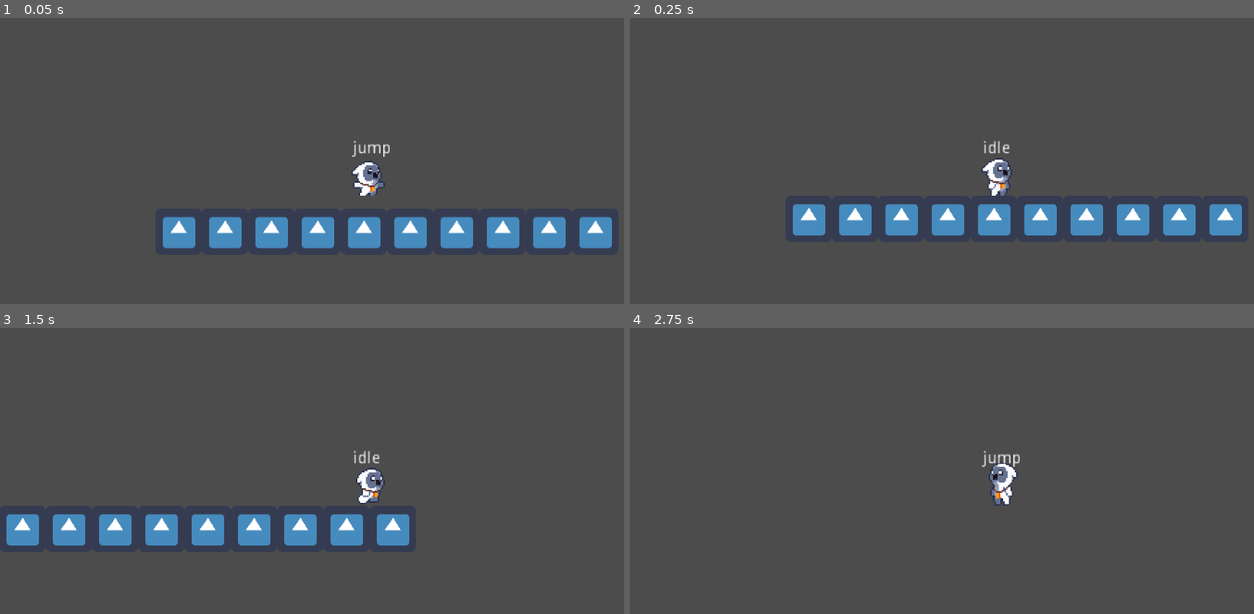
Above: before the commit, frames 1-4 (two rows, left to right).
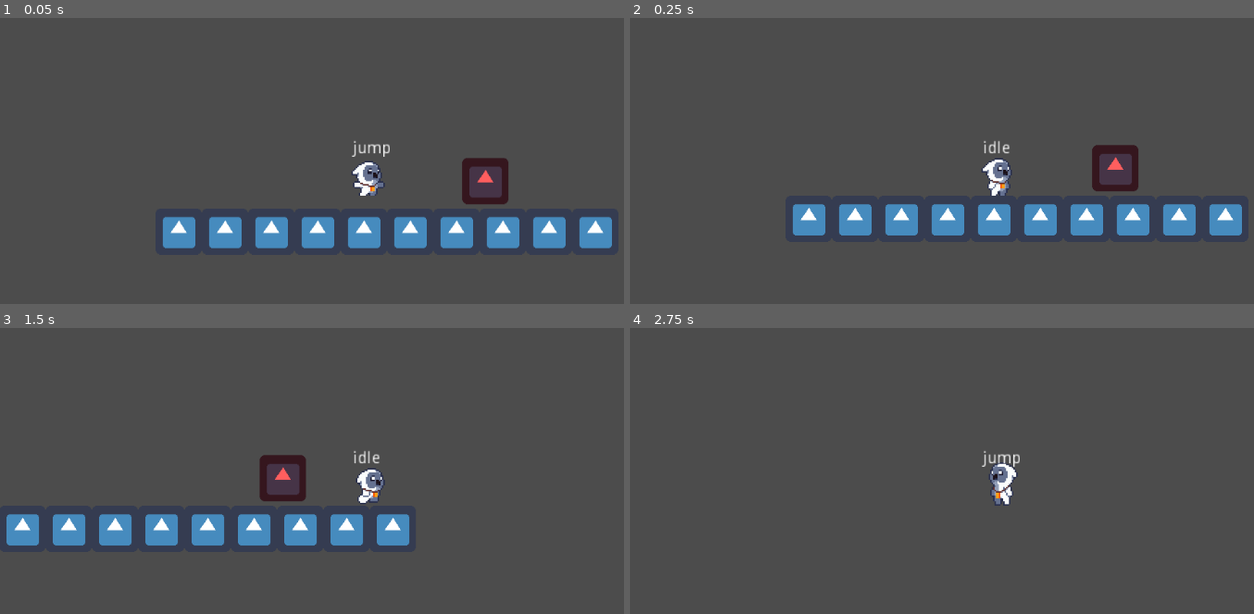
Above: after the commit, the same moments.

Repository: tnp2004/Game2D-ComputerProject
Game: Godot game, scene res://Stages/World.tscn
The game is run twice, just before and just after one commit, with the same random seed, the same clock (stepped at 60 frames per second) and the same inputs. The engine's default icon, where the game draws it, is replaced by a stand-in: a white triangle on a blue panel in a dark square.
Inputs (mouse positions are in pixels of both pictures, inside the frame that each line leads up to):
- Up to frame 1 (0.05 s): no input
- Up to frame 2 (0.25 s): no input
- Up to frame 3 (1.5 s): tap Enter at 0.5 s; move the mouse to (530, 459) at 0.52 s; hold Right (ui_right) from 0.53 s (still down); click (530, 459) at 0.6 s; tap Up (ui_up) at 0.77 s; move the mouse to (224, 505) at 1.27 s; click (224, 505) at 1.35 s
- Up to frame 4 (2.75 s): tap Up (ui_up) at 1.52 s; move the mouse to (1073, 388) at 2.02 s; release Right (ui_right) at 2.03 s; hold Left (ui_left) from 2.03 s (still down); click (1073, 388) at 2.1 s

The runs differ from the first frame. In frame 1, 0.7% of the frame differs, in the area x 74-82%, y 48-66%; in frame 2, 0.7%; in frame 3, 0.8%, in the area x 41-50%, y 44-61%; in frame 4, nothing differs.

Commit message:
Owlet Update
- Attack system
- Enemy puppet ( for test )

Diff:
--- a/Characters/Owlet.gd
+++ b/Characters/Owlet.gd
@@ -38,7 +38,6 @@
 	if time > 1:
 		attack_stage = 1
 		time = 0
-	print(time)
 
 func attack_and_run():
 	if Input.is_action_just_pressed("left_click"):
@@ -51,4 +50,7 @@
 	velocity.y += _delta * GRAVITY
 	velocity = move_and_slide(velocity, Vector2.UP)
 	current_state_label()
-	print(velocity)
+
+func _on_attackArea_area_entered(area):
+	if area.is_in_group("enemy"):
+		print("player attack")
--- a/Characters/Owlet.tscn
+++ b/Characters/Owlet.tscn
@@ -35,6 +35,18 @@
 "update": 0,
 "values": [ 0 ]
 }
+tracks/2/type = "value"
+tracks/2/path = NodePath("attackArea/CollisionShape2D:disabled")
+tracks/2/interp = 1
+tracks/2/loop_wrap = true
+tracks/2/imported = false
+tracks/2/enabled = true
+tracks/2/keys = {
+"times": PoolRealArray( 0 ),
+"transitions": PoolRealArray( 1 ),
+"update": 0,
+"values": [ true ]
+}
 
 [sub_resource type="Animation" id=38]
 resource_name = "attack_1"
@@ -63,6 +75,18 @@
 "update": 1,
 "values": [ 0 ]
 }
+tracks/2/type = "value"
+tracks/2/path = NodePath("attackArea/CollisionShape2D:disabled")
+tracks/2/interp = 1
+tracks/2/loop_wrap = true
+tracks/2/imported = false
+tracks/2/enabled = true
+tracks/2/keys = {
+"times": PoolRealArray( 0, 0.1 ),
+"transitions": PoolRealArray( 1, 1 ),
+"update": 1,
+"values": [ false, true ]
+}
 
 [sub_resource type="Animation" id=39]
 resource_name = "attack_2"
@@ -91,6 +115,18 @@
 "update": 1,
 "values": [ 0 ]
 }
+tracks/2/type = "value"
+tracks/2/path = NodePath("attackArea/CollisionShape2D:disabled")
+tracks/2/interp = 1
+tracks/2/loop_wrap = true
+tracks/2/imported = false
+tracks/2/enabled = true
+tracks/2/keys = {
+"times": PoolRealArray( 0, 0.1 ),
+"transitions": PoolRealArray( 1, 1 ),
+"update": 1,
+"values": [ false, true ]
+}
 
 [sub_resource type="Animation" id=41]
 resource_name = "attack_run"
@@ -118,6 +154,18 @@
 "transitions": PoolRealArray( 1 ),
 "update": 1,
 "values": [ 0 ]
+}
+tracks/2/type = "value"
+tracks/2/path = NodePath("attackArea/CollisionShape2D:disabled")
+tracks/2/interp = 1
+tracks/2/loop_wrap = true
+tracks/2/imported = false
+tracks/2/enabled = true
+tracks/2/keys = {
+"times": PoolRealArray( 0, 0.1 ),
+"transitions": PoolRealArray( 1, 1 ),
+"update": 1,
+"values": [ false, true ]
 }
 
 [sub_resource type="Animation" id=1]
@@ -347,7 +395,10 @@
 [sub_resource type="RectangleShape2D" id=15]
 extents = Vector2( 10.5, 12.5 )
 
-[node name="Owlet" type="KinematicBody2D"]
+[sub_resource type="RectangleShape2D" id=42]
+extents = Vector2( 9.5, 10 )
+
+[node name="Owlet" type="KinematicBody2D" groups=["player"]]
 script = ExtResource( 3 )
 
 [node name="Owlet_FSM" type="Node" parent="."]
@@ -380,3 +431,12 @@
 margin_bottom = -8.0
 rect_scale = Vector2( 0.8, 0.8 )
 text = "state"
+
+[node name="attackArea" type="Area2D" parent="." groups=["player_attack"]]
+
+[node name="CollisionShape2D" type="CollisionShape2D" parent="attackArea"]
+position = Vector2( 19.5, 3 )
+shape = SubResource( 42 )
+disabled = true
+
+[connection signal="area_entered" from="attackArea" to="." method="_on_attackArea_area_entered"]
--- /dev/null
+++ b/Enemies/Enemy.gd
@@ -0,0 +1,7 @@
+extends Node2D
+
+func _ready():
+	pass
+
+func _on_Area2D_body_entered(body):
+	print(body.is_in_group("player"))
--- /dev/null
+++ b/Enemies/Enemy.tscn
@@ -0,0 +1,28 @@
+[gd_scene load_steps=4 format=2]
+
+[ext_resource path="res://icon.png" type="Texture" id=1]
+[ext_resource path="res://Enemies/Enemy.gd" type="Script" id=2]
+
+[sub_resource type="RectangleShape2D" id=1]
+extents = Vector2( 30.5, 30.5 )
+
+[node name="Enemy" type="Node2D"]
+script = ExtResource( 2 )
+
+[node name="Label" type="Label" parent="."]
+margin_left = -21.0
+margin_top = -53.0
+margin_right = 19.0
+margin_bottom = -39.0
+
+[node name="Area2D" type="Area2D" parent="." groups=["enemy"]]
+
+[node name="CollisionShape2D" type="CollisionShape2D" parent="Area2D"]
+position = Vector2( -0.5, 0.5 )
+shape = SubResource( 1 )
+
+[node name="Sprite" type="Sprite" parent="Area2D"]
+modulate = Color( 1, 0.372549, 0.372549, 1 )
+texture = ExtResource( 1 )
+
+[connection signal="body_entered" from="Area2D" to="." method="_on_Area2D_body_entered"]
--- a/Stages/World.tscn
+++ b/Stages/World.tscn
@@ -1,7 +1,8 @@
-[gd_scene load_steps=5 format=2]
+[gd_scene load_steps=6 format=2]
 
 [ext_resource path="res://icon.png" type="Texture" id=1]
 [ext_resource path="res://Characters/Owlet.tscn" type="PackedScene" id=2]
+[ext_resource path="res://Enemies/Enemy.tscn" type="PackedScene" id=3]
 
 [sub_resource type="ConvexPolygonShape2D" id=1]
 points = PoolVector2Array( 64, 64, 0, 64, 0, 0, 64, 0 )
@@ -40,3 +41,6 @@
 tile_set = SubResource( 2 )
 format = 1
 tile_data = PoolIntArray( 65530, 0, 0, 65531, 0, 0, 65532, 0, 0, 65533, 0, 0, 65534, 0, 0, 65535, 0, 0, 0, 0, 0, 1, 0, 0, 2, 0, 0, 3, 0, 0 )
+
+[node name="Enemy" parent="." instance=ExtResource( 3 )]
+position = Vector2( 72, -38 )
Not shown: 1 places in Characters/Owlet.tscn that only renumber resources
